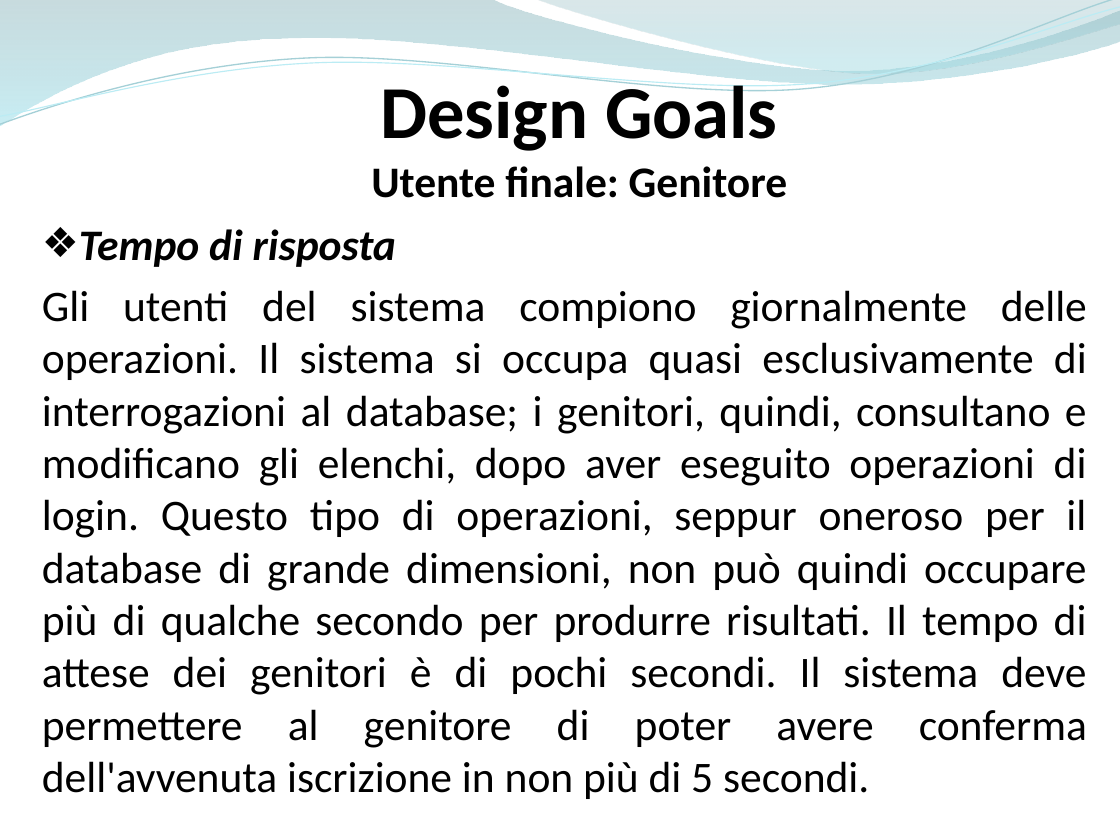
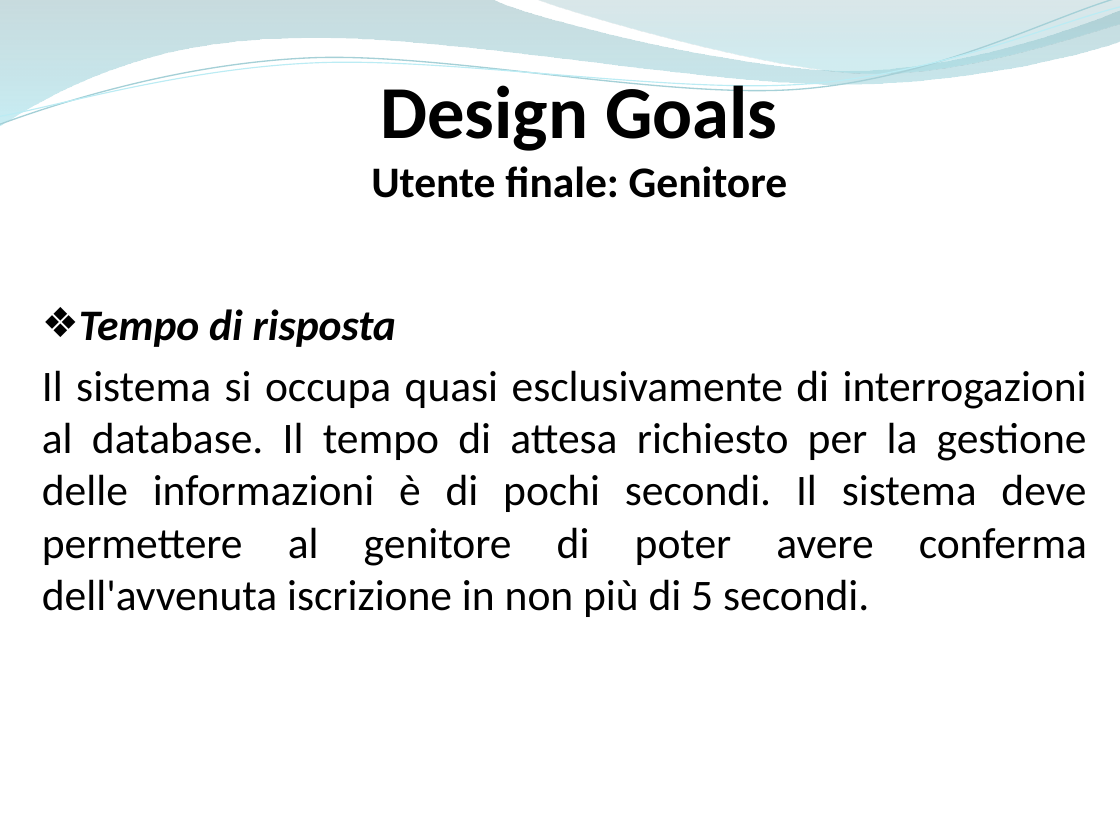
Before and after one commit to ammirate/at-silo, a slide deck: slide 3 of Presentazione/Atsilo1/Micco/Atsilo_A_Micco.pptx. Drawn at 1120x840 pixels with LibreOffice and Linux fonts; fonts in the diff are those of the drawing. Boxes give left, top, right and bottom in pixels: in the first picture for what was removed or moved away, otherwise in the second. Text is boxed around its words. In the diff, an @@ line names an element or a change of style, - is before the commit and + after.

```diff
--- a/Presentazione/Atsilo1/Micco/Atsilo_A_Micco.pptx
+++ b/Presentazione/Atsilo1/Micco/Atsilo_A_Micco.pptx
@@ text "Tempo di risposta": place and size @@
-text "Tempo di risposta" at [42,229,1087,799]
+text "Tempo di risposta" at [42,309,1087,617]
@@ text at [42,370,1087,617]: text changed @@
-Gli utenti del sistema compiono giornalmente delle operazioni. Il sistema si occupa quasi esclusivamente di interrogazioni al database; i genitori, quindi, consultano e modificano gli elenchi, dopo aver eseguito operazioni di login. Questo tipo di operazioni, seppur oneroso per il database di grande dimensioni, non può quindi occupare più di qualche secondo per produrre risultati. Il tempo di attese dei genitori è di pochi secondi. Il sistema deve permettere al genitore di poter avere conferma dell'avvenuta iscrizione in non più di 5 secondi.
+Il sistema si occupa quasi esclusivamente di interrogazioni al database. Il tempo di attesa richiesto per la gestione delle informazioni è di pochi secondi. Il sistema deve permettere al genitore di poter avere conferma dell'avvenuta iscrizione in non più di 5 secondi.
```
Also in this commit, not shown: 9 other slides changed.
